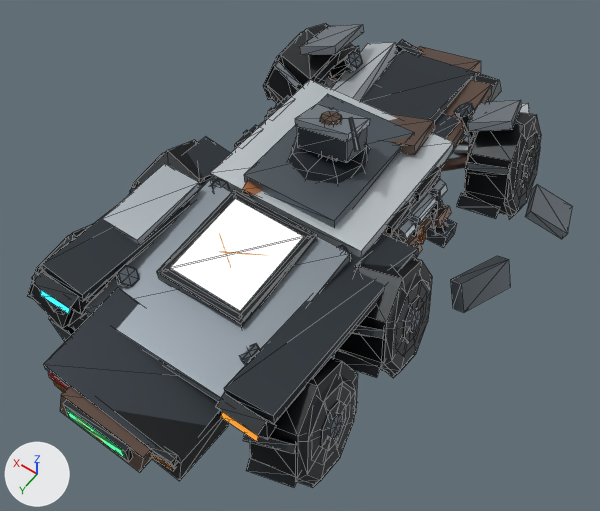
What one commit did to the glTF model assets/recon-rover-s/derived/meshopt/lod1/r47xs_recon_rover_d2_lod1.meshopt.glb.
Both versions are drawn from a 50 mm lens placed at (-2.46, 3.57, 5.57), pointed at (-0.11, 0.28, 0.41). Lighting does not change. The marker at lower left points along +X, +Y and +Z. The first picture is the older version. Mesh edges are drawn as thin lines on the coarser meshes. Where no turn or scale is listed for an object, it has been applied to the vertices. Vertices at exactly the same position are counted once.

Before the edit, the objects in view are built like this:
```python
me_mesh_11 = bpy.data.meshes.new('Mesh_11')
me_mesh_11.from_pydata(...)  # 172 vertices, 284 faces; spans x -0.99..-0.3, y -0.86..1.91, z -0.22..0.51
me_mesh_11.materials.append(mat_rover_armor_palette)
me_mesh_12 = bpy.data.meshes.new('Mesh_12')
me_mesh_12.from_pydata(...)  # 172 vertices, 284 faces; spans x 0.3..0.99, y -0.86..1.91, z -0.22..0.51
me_mesh_12.materials.append(mat_rover_armor_palette)
me_mesh_16 = bpy.data.meshes.new('Mesh_16')
me_mesh_16.from_pydata(...)  # a box spanning x 0.63..0.97, y 0.54..1.22, z 0.385..0.455
me_mesh_16.materials.append(mat_rover_armor_palette)
me_mesh_30 = bpy.data.meshes.new('Mesh_30')
me_mesh_30.from_pydata(...)  # 4 vertices, 2 faces; spans x -0.31..0.31, y -0.369..0.369, z -0.026..0.026
me_mesh_30.materials.append(mat_display_fdai_telemetry_mat)
me_mesh_9 = bpy.data.meshes.new('Mesh_9')
me_mesh_9.from_pydata(...)  # 96 vertices, 144 faces; spans x -1.03..1.0, y -2.35..-0.89, z -0.33..0.58
me_mesh_9.materials.append(mat_rover_armor_palette)
ob_debris_fender_pos_x = bpy.data.objects.new('DEBRIS_FENDER_POS_X', me_mesh_16)
ob_debris_fender_pos_x.parent = ob_debris_detachable_group
ob_debris_fender_pos_x.location = (0.0, 0.0, 0.0)
ob_display_fdai_telemetry_panel = bpy.data.objects.new('DISPLAY_FDAI_TELEMETRY_PANEL', me_mesh_30)
ob_display_fdai_telemetry_panel.location = (0.0, 0.88, 0.992)
ob_zone_flank_neg_x = bpy.data.objects.new('ZONE_FLANK_NEG_X', me_mesh_11)
ob_zone_flank_neg_x.location = (0.0, 0.0, 0.56)
ob_zone_flank_pos_x = bpy.data.objects.new('ZONE_FLANK_POS_X', me_mesh_12)
ob_zone_flank_pos_x.location = (0.0, 0.0, 0.56)
ob_zone_front_bumper = bpy.data.objects.new('ZONE_FRONT_BUMPER', me_mesh_9)
ob_zone_front_bumper.location = (0.0, 0.0, 0.56)
# also in view: 'CHASSIS_ARMOR_BODY' at (0.0, 0.1, 0.68); 'WHEEL_ML' at (-0.98, 0.43, 0.54); 'ZONE_REAR_PANEL' at (0.0, 1.68, 0.58); 'WHEEL_RR' at (0.98, 1.45, 0.54); 'DEBRIS_FLANK_NEG_X' at (-1.32, -0.58, 0.04)
```
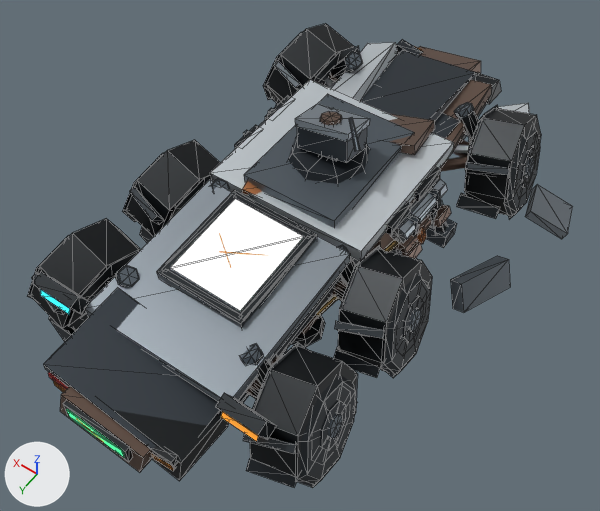
The edits, one by one:
me_mesh_9 is used by ob_zone_front_bumper; location (0.0, 0.0, 0.56).
me_mesh_9 had 96 vertices, 144 faces and spanned x -1.03..1.0, y -2.35..-0.89, z -0.33..0.58.
me_mesh_9 now has 80 vertices, 120 faces and spans x -0.65..0.69, y -2.35..-0.89, z -0.33..0.34.
me_mesh_9 part 1: the loose piece of 8 vertices spanning x -1.03..-0.57, y -1.81..-1.15, z 0.19..0.57 is deleted.
me_mesh_9 part 2: the loose piece of 8 vertices spanning x 0.6..1.0, y -1.8..-1.16, z 0.26..0.58 is deleted.
me_mesh_11 is used by ob_zone_flank_neg_x; location (0.0, 0.0, 0.56).
me_mesh_11 had 172 vertices, 284 faces and spanned x -0.99..-0.3, y -0.86..1.91, z -0.22..0.51.
me_mesh_11 now has 164 vertices, 272 faces and spans x -0.98..-0.3, y -0.86..1.91, z -0.22..0.47.
me_mesh_11 part 3: the loose piece of 8 vertices spanning x -0.99..-0.61, y 0.05..1.79, z 0.21..0.51 is deleted.
me_mesh_12 is used by ob_zone_flank_pos_x; location (0.0, 0.0, 0.56).
me_mesh_12 had 172 vertices, 284 faces and spanned x 0.3..0.99, y -0.86..1.91, z -0.22..0.51.
me_mesh_12 now has 164 vertices, 272 faces and spans x 0.3..0.98, y -0.86..1.91, z -0.22..0.47.
me_mesh_12 part 4: the loose piece of 8 vertices spanning x 0.61..0.99, y 0.05..1.79, z 0.21..0.51 is deleted.
Object 'DEBRIS_FENDER_POS_X' (ob_debris_fender_pos_x) now shows nothing instead of me_mesh_16.

Changed parts and their boxes (x1, y1, x2, y2) in the pictures (600 x 511 px):
'ZONE_FRONT_BUMPER', reshaped (23% narrower, 10% shorter): before (300, 25, 521, 167); after (331, 40, 501, 167)
'DEBRIS_FENDER_POS_X', no longer drawn: before (102, 163, 200, 244)
part 1 of me_mesh_9, deleted: before (468, 100, 521, 131)
part 2 of me_mesh_9, deleted: before (300, 25, 364, 55)
part 3 of me_mesh_11, deleted: before (224, 234, 418, 423)
part 4 of me_mesh_12, deleted: before (42, 137, 231, 301)
'WHEEL_RR', unchanged, uncovered by the edit: before (27, 225, 109, 342); after (27, 219, 141, 342)
'WHEEL_MR', unchanged, uncovered by the edit: before (129, 140, 212, 194); after (122, 140, 220, 243)
